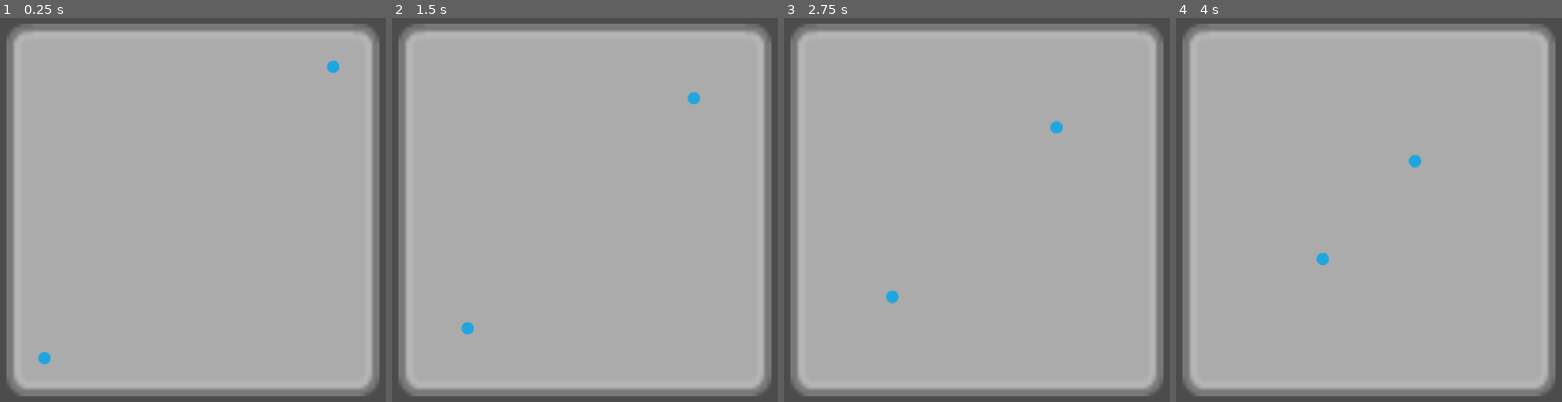
Above: before the commit, frames 1-4 (left to right).
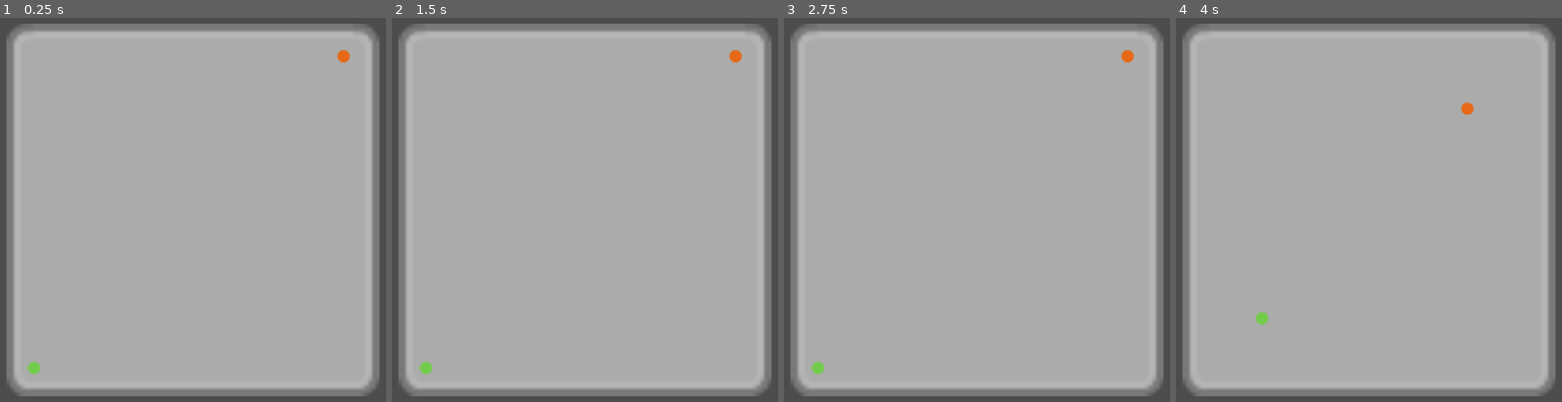
Above: after the commit, the same moments.

Repository: BliznyukNM/moba-manager
Game: Godot game, scene res://src/Match.tscn
Same seed, same stepped clock (60 frames per second), same inputs: the game is played once before the commit and once after it. The project has no main scene, so this scene is started directly.
Inputs:
- Up to frame 1 (0.25 s): no input
- Up to frame 2 (1.5 s): tap Enter at 1.25 s
- Up to frame 3 (2.75 s): no input
- Up to frame 4 (4 s): no input

The runs differ from the first frame. In frame 1, 0.4% of the frame differs, in the area x 7-91%, y 8-93%; in frame 2, 0.4%; in frame 3, 0.4%; in frame 4, 0.4%, in the area x 20-78%, y 21-80%.

Commit message:
working on attack

Diff:
--- a/moba-manager/src/BaseUnit.gd
+++ b/moba-manager/src/BaseUnit.gd
@@ -2,33 +2,78 @@
 class_name BaseUnit
 
 
-export var speed: int = 1
-export var health: int = 100
+enum Alliance { Radiant, Dire, Neutral }
+
+
+export var base_speed: int = 1
+export var base_health: int = 300
+export var base_attack_damage: int = 40
+export var base_attack_spread: int = 5 # works as base_attack +- spread
+export var base_attack_speed: int = 15 # once per given amount of ticks
+export(Alliance) var alliance: int
 
 
 var _graph: GraphPath
 var _current_node_index: int
 var _next_node_progress: int
 var _path: Array
+var _enemy: BaseUnit
+var _attack_cooldown: int
+
+
+var current_health: int setget _set_current_health, _get_current_health
+func _set_current_health(value: int) -> void:
+	current_health = clamp(value, 0, base_health)
+	print("Health of %s: %d" % [name, current_health])
+	if current_health == 0: _die()
+func _get_current_health() -> int:
+	return current_health
 
 
 func init(graph: GraphPath, path: Array) -> void:
 	_graph = graph
 	_path = path
+	self.current_health = base_health
+
+
+func on_tick() -> void:
+	_attack_cooldown -= 1
 
 
 func _move_by_path() -> void:
-	if _path.empty(): return
+	if _path.empty() or _current_node_index >= _path.size() - 1: return
+
 	var current_node: Node2D = _path[_current_node_index]
 	var next_node: Node2D = _path[_current_node_index + 1]
-	var weight: float = _graph.get_path_weight(current_node, next_node)
+	var weight: = _graph.get_path_weight(current_node, next_node)
 
-	_next_node_progress += speed
-	position = current_node.position.linear_interpolate(next_node.position, _next_node_progress / weight)
+	_next_node_progress += base_speed
 
 	if _next_node_progress >= weight:
 		_next_node_progress -= weight
 		_current_node_index += 1
+		_set_parent(next_node)
 
-	if _current_node_index >= _path.size() - 1:
-		_path = []
+
+func _set_parent(new_parent: Node) -> void:
+	get_parent().remove_child(self)
+	new_parent.add_child(self)
+
+
+func _attack_enemy() -> void:
+	if _attack_cooldown > 0: return
+	_enemy.receive_damage(base_attack_damage + randi() % (base_attack_spread * 2) - base_attack_spread)
+	_attack_cooldown = base_attack_speed
+
+
+func receive_damage(damage: int) -> void:
+	self.current_health -= damage
+
+
+func _die() -> void:
+	print("Unit %s is dead. RIP" % name)
+	queue_free()
+
+
+func _reset_path_movement() -> void:
+	_next_node_progress = 0
--- /dev/null
+++ b/moba-manager/src/DireMinion.tscn
@@ -0,0 +1,8 @@
+[gd_scene load_steps=3 format=2]
+
+[ext_resource path="res://Kenney UI/red_tick.png" type="Texture" id=1]
+[ext_resource path="res://src/Minion.tscn" type="PackedScene" id=2]
+
+[node name="DireMinion" instance=ExtResource( 2 )]
+texture = ExtResource( 1 )
+alliance = 1
--- a/moba-manager/src/Map.gd
+++ b/moba-manager/src/Map.gd
@@ -5,8 +5,8 @@
 export(float, EASE) var tick_multiplier: = 1
 
 
-onready var units_node: = $Units
 onready var spawners_node: = $Spawners
+onready var graph_node: = $PathGraph
 
 
 var time_passed_since_last_tick: = 0.0
@@ -21,7 +21,6 @@
 	var ticks_amount: = int(time_passed_since_last_tick)
 
 	if ticks_amount == 0: return
-	print(time_passed_since_last_tick)
 
 	_process_all_tickables(ticks_amount)
 	time_passed_since_last_tick -= ticks_amount
@@ -29,11 +28,10 @@
 
 func _process_all_tickables(ticks_count: int) -> void:
 	for _i in range(0, ticks_count):
-		var spawners: = spawners_node.get_children()
-		_process_tickables(spawners)
+		_process_tickables(spawners_node.get_children())
 
-		var units: = units_node.get_children()
-		_process_tickables(units)
+		for node in graph_node.get_children():
+			_process_tickables(node.get_children())
 
 
 func _process_tickables(tickables: Array) -> void:
--- a/moba-manager/src/Map.tscn
+++ b/moba-manager/src/Map.tscn
@@ -1,10 +1,11 @@
-[gd_scene load_steps=6 format=2]
+[gd_scene load_steps=7 format=2]
 
 [ext_resource path="res://Kenney UI/grey_panel.png" type="Texture" id=1]
 [ext_resource path="res://src/GraphPath.gd" type="Script" id=2]
 [ext_resource path="res://src/Map.gd" type="Script" id=3]
 [ext_resource path="res://src/UnitSpawner.gd" type="Script" id=4]
-[ext_resource path="res://src/Minion.tscn" type="PackedScene" id=5]
+[ext_resource path="res://src/RadiantMinion.tscn" type="PackedScene" id=6]
+[ext_resource path="res://src/DireMinion.tscn" type="PackedScene" id=7]
 
 [node name="Map" type="Node"]
 script = ExtResource( 3 )
@@ -18,7 +19,7 @@
 script = ExtResource( 2 )
 graph = {
 NodePath("Radiant_Fountain"): {
-NodePath("Radiant_T2"): 10,
+NodePath("Radiant_T2"): 50,
 NodePath("Radiant_T1"): NodePath("Radiant_T2"),
 NodePath("Mid"): NodePath("Radiant_T2"),
 NodePath("Dire_T1"): NodePath("Radiant_T2"),
@@ -26,23 +27,23 @@
 NodePath("Dire_Fountain"): NodePath("Radiant_T2")
 },
 NodePath("Radiant_T2"): {
-NodePath("Radiant_T1"): 10,
-NodePath("Radiant_Fountain"): 10,
+NodePath("Radiant_T1"): 50,
+NodePath("Radiant_Fountain"): 50,
 NodePath("Mid"): NodePath("Radiant_T1"),
 NodePath("Dire_T1"): NodePath("Radiant_T1"),
 NodePath("Dire_T2"): NodePath("Radiant_T1"),
 NodePath("Dire_Fountain"): NodePath("Radiant_T1")
 },
 NodePath("Radiant_T1"): {
-NodePath("Mid"): 10,
-NodePath("Radiant_T2"): 10,
+NodePath("Mid"): 50,
+NodePath("Radiant_T2"): 50,
 NodePath("Radiant_Fountain"): NodePath("Radiant_T2"),
 NodePath("Dire_T1"): NodePath("Mid"),
 NodePath("Dire_T2"): NodePath("Mid"),
 NodePath("Dire_Fountain"): NodePath("Mid")
 },
 NodePath("Dire_Fountain"): {
-NodePath("Dire_T2"): 10,
+NodePath("Dire_T2"): 50,
 NodePath("Dire_T1"): NodePath("Dire_T2"),
 NodePath("Mid"): NodePath("Dire_T2"),
 NodePath("Radiant_T1"): NodePath("Dire_T2"),
@@ -50,24 +51,24 @@
 NodePath("Radiant_Fountain"): NodePath("Dire_T2")
 },
 NodePath("Dire_T2"): {
-NodePath("Dire_T1"): 10,
-NodePath("Dire_Fountain"): 10,
+NodePath("Dire_T1"): 50,
+NodePath("Dire_Fountain"): 50,
 NodePath("Mid"): NodePath("Dire_T1"),
 NodePath("Radiant_T1"): NodePath("Dire_T1"),
 NodePath("Radiant_T2"): NodePath("Dire_T1"),
 NodePath("Radiant_Fountain"): NodePath("Dire_T1")
 },
 NodePath("Dire_T1"): {
-NodePath("Mid"): 10,
-NodePath("Dire_T2"): 10,
+NodePath("Mid"): 50,
+NodePath("Dire_T2"): 50,
 NodePath("Dire_Fountain"): NodePath("Dire_T2"),
 NodePath("Radiant_T1"): NodePath("Mid"),
 NodePath("Radiant_T2"): NodePath("Mid"),
 NodePath("Radiant_Fountain"): NodePath("Mid")
 },
 NodePath("Mid"): {
-NodePath("Radiant_T1"): 10,
-NodePath("Dire_T1"): 10,
+NodePath("Radiant_T1"): 50,
+NodePath("Dire_T1"): 50,
 NodePath("Radiant_T2"): NodePath("Radiant_T1"),
 NodePath("Radiant_Fountain"): NodePath("Radiant_T1"),
 NodePath("Dire_T2"): NodePath("Dire_T1"),
@@ -95,22 +96,20 @@
 
 [node name="Mid" type="Node2D" parent="PathGraph"]
 
-[node name="Units" type="Node" parent="."]
-
 [node name="Spawners" type="Node" parent="."]
 
-[node name="Radiant_Mid" type="Node" parent="Spawners"]
+[node name="Radiant" type="Node" parent="Spawners"]
 script = ExtResource( 4 )
-_ticks_spawn_rate = 30
-_spawn_units = [ ExtResource( 5 ) ]
-_spawn_root_path = NodePath("../../Units")
+_ticks_spawn_rate = 450
+_spawn_units = [ ExtResource( 6 ) ]
+_spawn_root_path = NodePath("../../PathGraph/Radiant_Fountain")
 _graph_path = NodePath("../../PathGraph")
 _path = [ NodePath("../../PathGraph/Radiant_Fountain"), NodePath("../../PathGraph/Radiant_T2"), NodePath("../../PathGraph/Radiant_T1"), NodePath("../../PathGraph/Mid"), NodePath("../../PathGraph/Dire_T1"), NodePath("../../PathGraph/Dire_T2"), NodePath("../../PathGraph/Dire_Fountain") ]
 
-[node name="Dire_Mid" type="Node" parent="Spawners"]
+[node name="Dire" type="Node" parent="Spawners"]
 script = ExtResource( 4 )
-_ticks_spawn_rate = 30
-_spawn_units = [ ExtResource( 5 ) ]
-_spawn_root_path = NodePath("../../Units")
+_ticks_spawn_rate = 450
+_spawn_units = [ ExtResource( 7 ) ]
+_spawn_root_path = NodePath("../../PathGraph/Dire_Fountain")
 _graph_path = NodePath("../../PathGraph")
 _path = [ NodePath("../../PathGraph/Dire_Fountain"), NodePath("../../PathGraph/Dire_T2"), NodePath("../../PathGraph/Dire_T1"), NodePath("../../PathGraph/Mid"), NodePath("../../PathGraph/Radiant_T1"), NodePath("../../PathGraph/Radiant_T2"), NodePath("../../PathGraph/Radiant_Fountain") ]
--- a/moba-manager/src/Match.tscn
+++ b/moba-manager/src/Match.tscn
@@ -13,7 +13,7 @@
 script = ExtResource( 3 )
 
 [node name="Map" parent="." instance=ExtResource( 1 )]
-tick_multiplier = 5.0
+tick_multiplier = 15.0
 
 [node name="Camera2D" type="Camera2D" parent="."]
 current = true
--- a/moba-manager/src/Minion.gd
+++ b/moba-manager/src/Minion.gd
@@ -6,6 +6,29 @@
 
 
 func on_tick() -> void:
-	# if in the range of attack
+	.on_tick()
 
-	_move_by_path()
+	if is_instance_valid(_enemy):
+		_attack_enemy()
+	else:
+		_enemy = _get_closest_enemy()
+
+		if _enemy == null:
+			_move_by_path()
+		else:
+			_reset_path_movement()
+
+
+func _get_closest_enemy() -> BaseUnit:
+	var current_node: Node2D = _path[_current_node_index]
+	var units: = current_node.get_children()
+	var enemies: = []
+
+	for unit in units:
+		if unit.alliance == alliance: continue
+		enemies.push_back(unit)
+
+	if enemies.size() == 0: return null
+
+	enemies.shuffle() # sort by priority
+	return enemies.front()
--- /dev/null
+++ b/moba-manager/src/RadiantMinion.tscn
@@ -0,0 +1,7 @@
+[gd_scene load_steps=3 format=2]
+
+[ext_resource path="res://Kenney UI/green_tick.png" type="Texture" id=1]
+[ext_resource path="res://src/Minion.tscn" type="PackedScene" id=2]
+
+[node name="RadiantMinion" instance=ExtResource( 2 )]
+texture = ExtResource( 1 )
